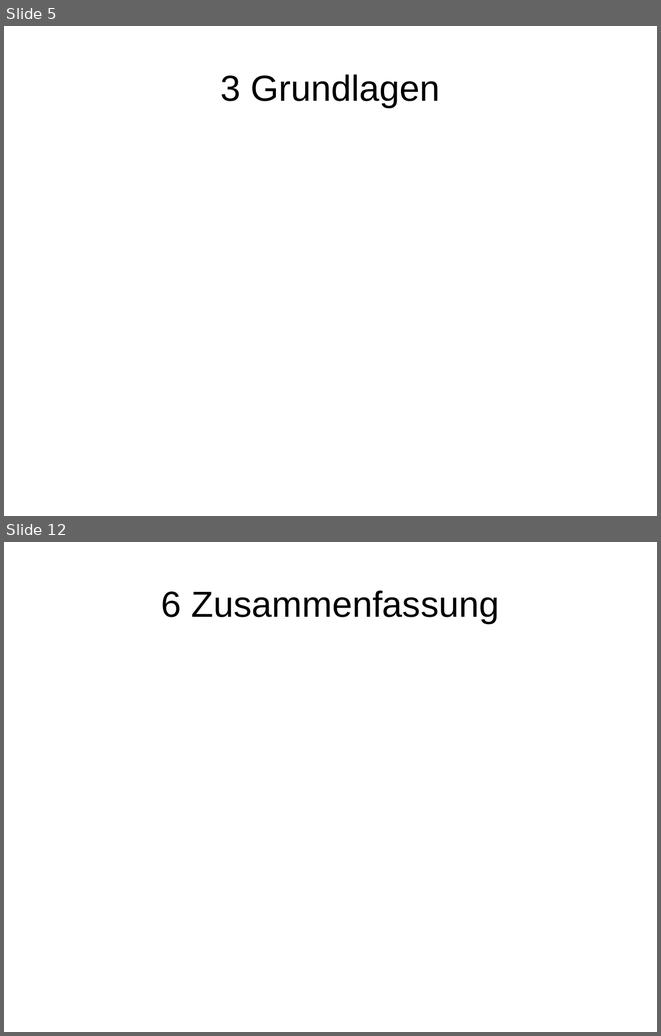
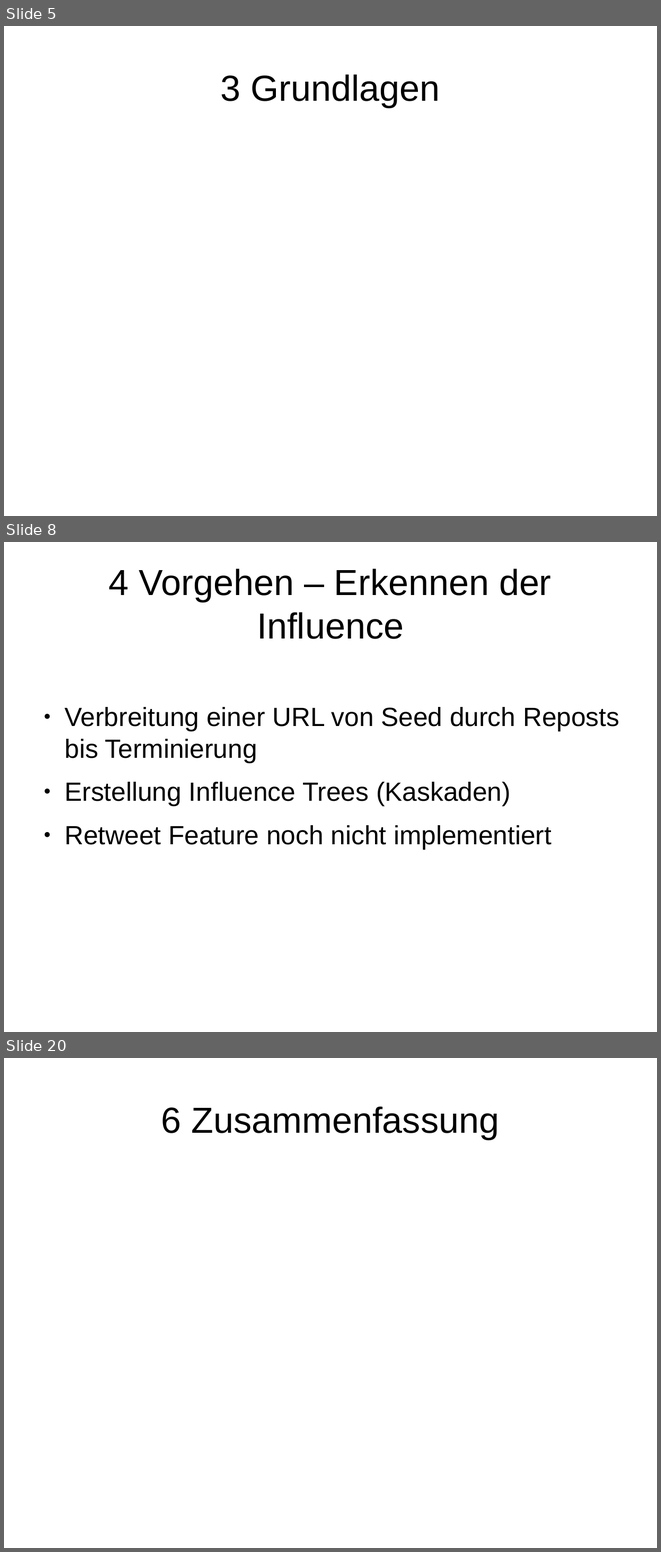
Before and after one commit to EKupfer/hello-world, a slide deck: CompAdv Vortrag.odp. Shown one above the other, each under a label of ours: slides 5 and 12 before the commit, slides 5, 8 and 20 after it; the slides between them are not shown. The pictures are 661x1036 and 661x1552 pixels, drawn with LibreOffice and Linux fonts; fonts in the diff are those of the drawing. Boxes give left, top, right and bottom in pixels: in the first picture for what was removed or moved away, otherwise in the second. Text is boxed around its words. In the diff, an @@ line names an element or a change of style, - is before the commit and + after.

```diff
--- a/CompAdv Vortrag.odp
+++ b/CompAdv Vortrag.odp
@@ slide 8 added at (4,542,657,1032), background #FFFFFF @@
@@ title added at (109,568,551,639), 44 pt, text #000000 @@
+4 Vorgehen – Erkennen der Influence
@@ text added at (64,707,619,849), 32 pt, text #000000 @@
+● Verbreitung einer URL von Seed durch Reposts bis Terminierung
+● Erstellung Influence Trees (Kaskaden)
+● Retweet Feature noch nicht implementiert
@@ what was slide 12 is now slide 20 @@
```
Also in this commit, not shown: 5 slides changed, 10 other slides added, 3 slides removed.
